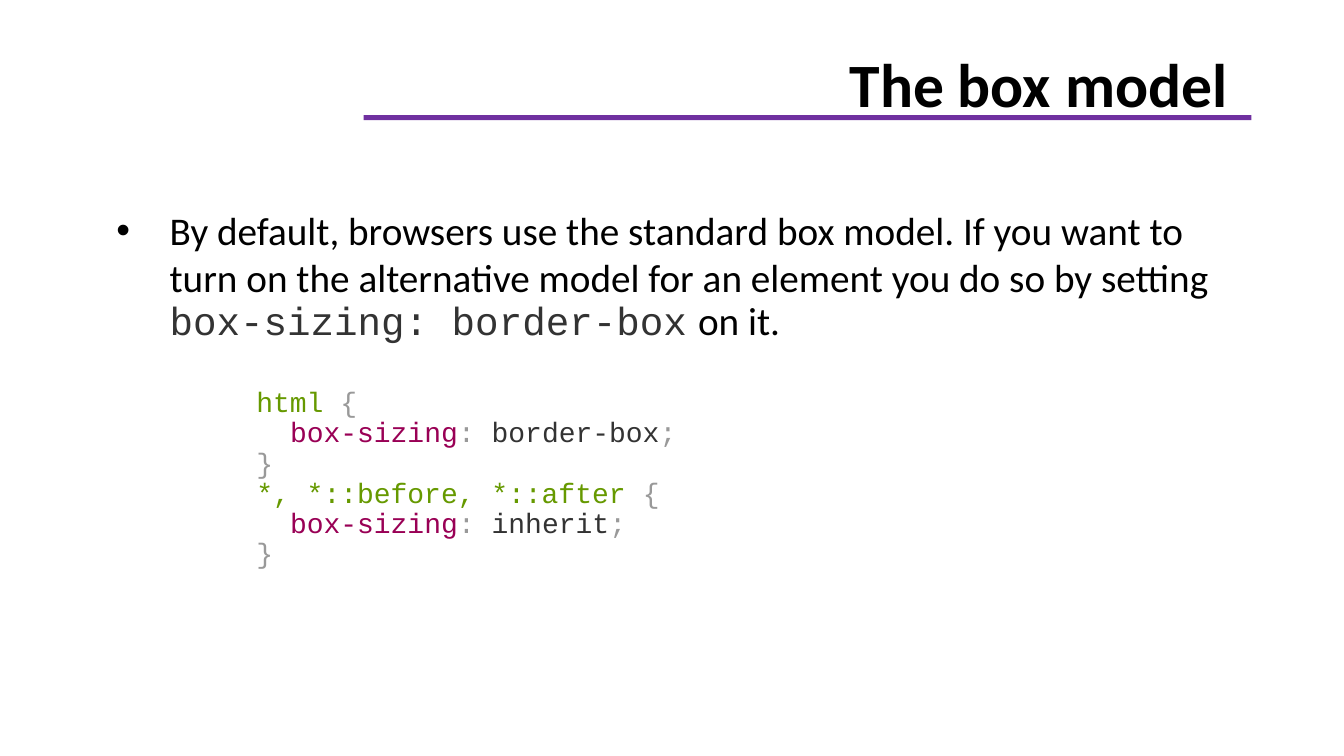
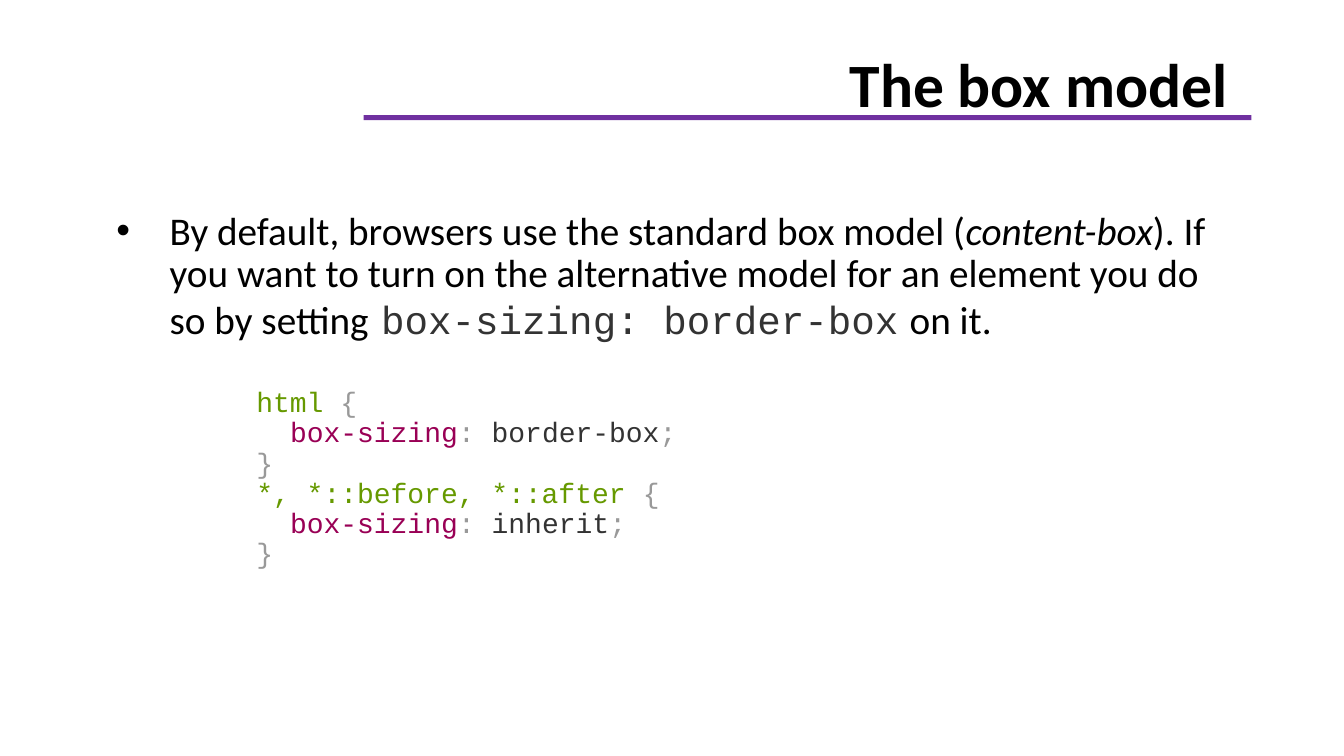
Before and after one commit to giaule91/basic-html, a slide deck: slide 19 of docs/CSS.pptx. Drawn at 1344x756 pixels with LibreOffice and Linux fonts; fonts in the diff are those of the drawing; background and template pictures are left out. Boxes give left, top, right and bottom in pixels: in the first picture for what was removed or moved away, otherwise in the second. Text is boxed around its words. In the diff, an @@ line names an element or a change of style, - is before the commit and + after.

```diff
--- a/docs/CSS.pptx
+++ b/docs/CSS.pptx
@@ text at <box>170,216,1206,342</box>: text changed @@
-• By default, browsers use the standard box model. If you want to turn on the alternative model for an element you do so by setting box-sizing: border-box on it.
+• By default, browsers use the standard box model (content-box). If you want to turn on the alternative model for an element you do so by setting box-sizing: border-box on it.
```
Also in this commit, not shown: 5 other slides changed, 6 other files.
